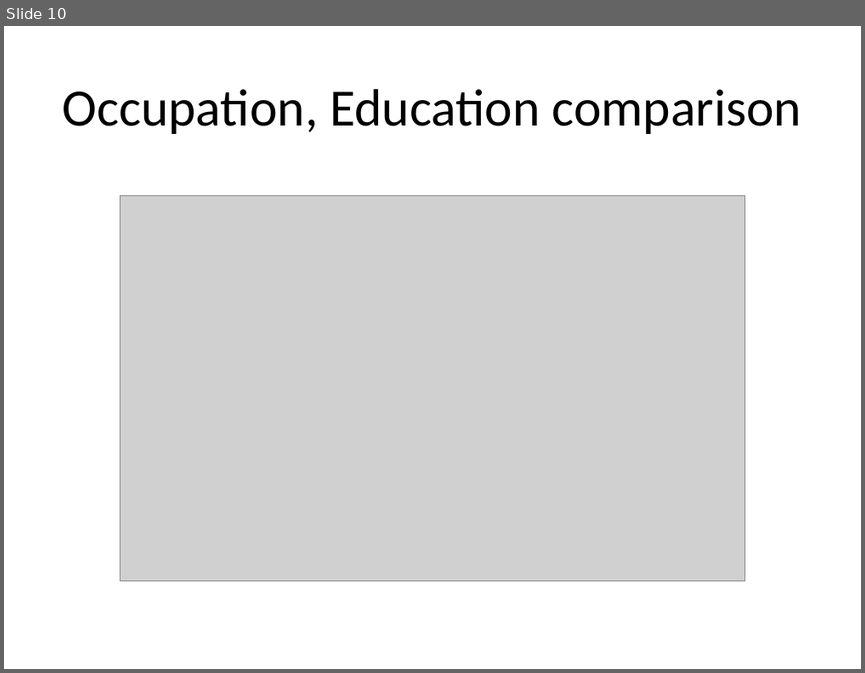
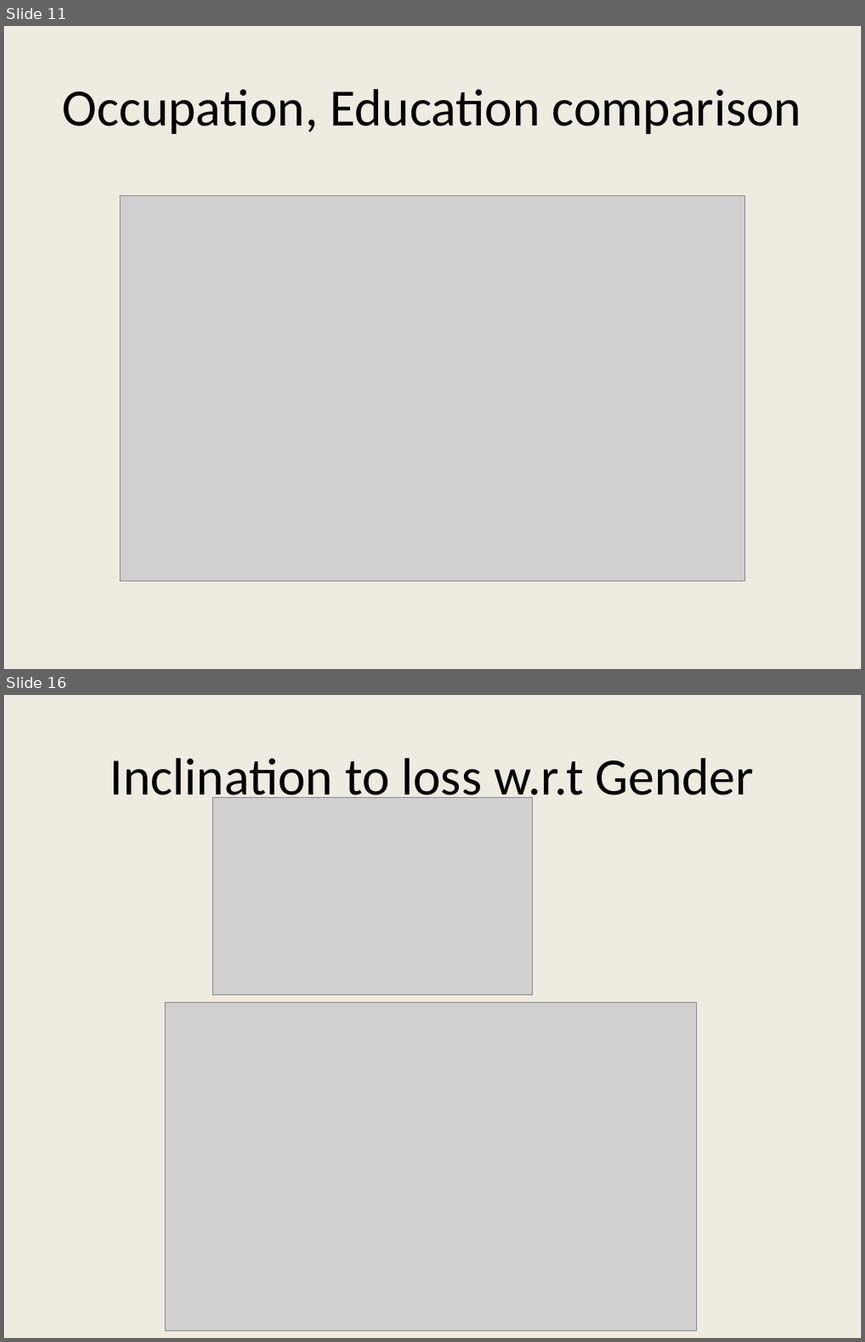
Before and after one commit to ishgupta/National-Longitudinal-Mortality-Study-, a slide deck: output/Suicidal Catalysts.pptx. Shown one above the other, each under a label of ours: slide 10 before the commit, slides 11 and 16 after it; the slides between them are not shown. The pictures are 865x673 and 865x1342 pixels, drawn with LibreOffice and Linux fonts; fonts in the diff are those of the drawing; grey boxes stand for pictures. Boxes give left, top, right and bottom in pixels: in the first picture for what was removed or moved away, otherwise in the second. Text is boxed around its words. In the diff, an @@ line names an element or a change of style, - is before the commit and + after.

```diff
--- a/output/Suicidal Catalysts.pptx
+++ b/output/Suicidal Catalysts.pptx
@@ slide 16 added at box(4, 695, 861, 1338), background #EEECE1 @@
@@ title added at box(110, 758, 754, 807), 44 pt, text #000000 @@
+Inclination to loss w.r.t Gender
@@ picture added at box(213, 798, 533, 995) @@
@@ picture added at box(166, 1003, 697, 1331) @@
@@ what was slide 10 is now slide 11 @@
@@ slide 11 changed as well @@
@@ background #FFFFFF to #EEECE1 @@
```
Also in this commit, not shown: 7 other slides changed, 15 other slides added, 3 slides removed, 1 other file.
